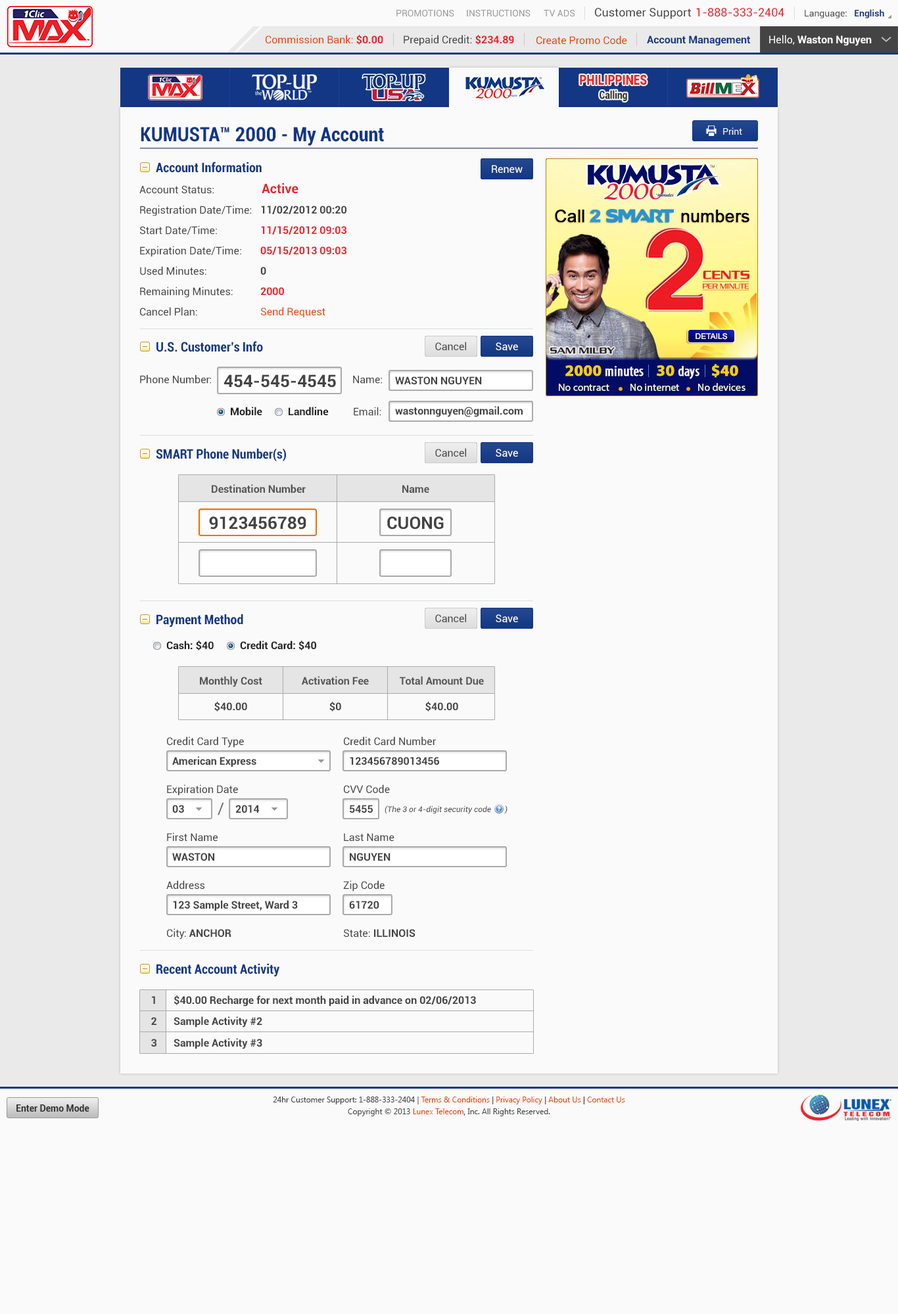
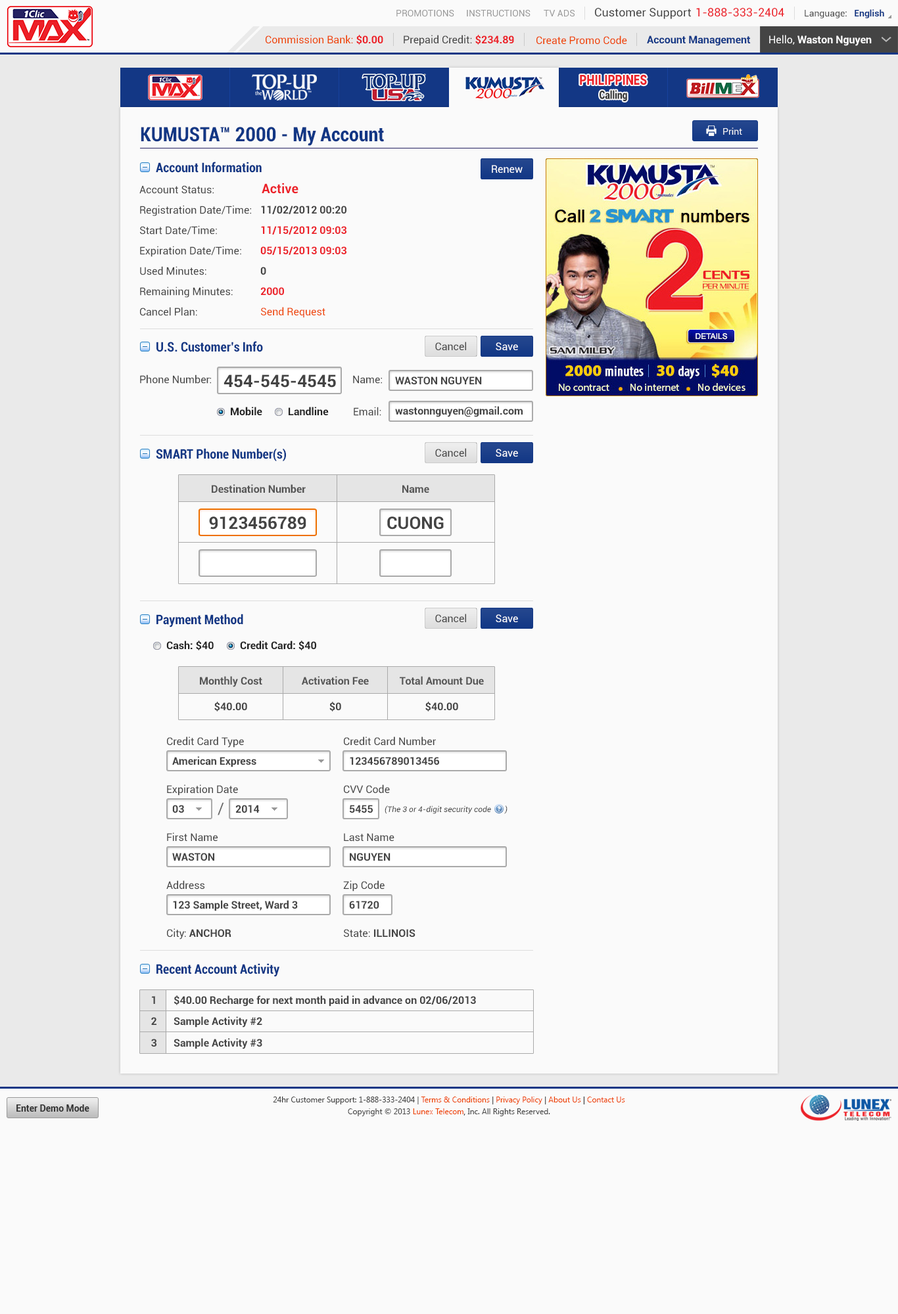
Layers edited between the first and the second (898, 1314) image:
painted on "collapse" (1st of 5, in "body" › "content" › "form" › "accinfo") over <box>139,162,150,173</box>
painted on "collapse" (2nd of 5, in "body" › "content" › "form" › "custinfo") over <box>139,341,150,352</box>
painted on "collapse" (3rd of 5, in "body" › "content" › "form" › "smart") over <box>139,448,150,459</box>
painted on "collapse" (4th of 5, in "body" › "content" › "form" › "payment") over <box>139,614,150,625</box>
painted on "collapse" (5th of 5, in "body" › "content" › "form" › "history") over <box>139,963,150,974</box>
